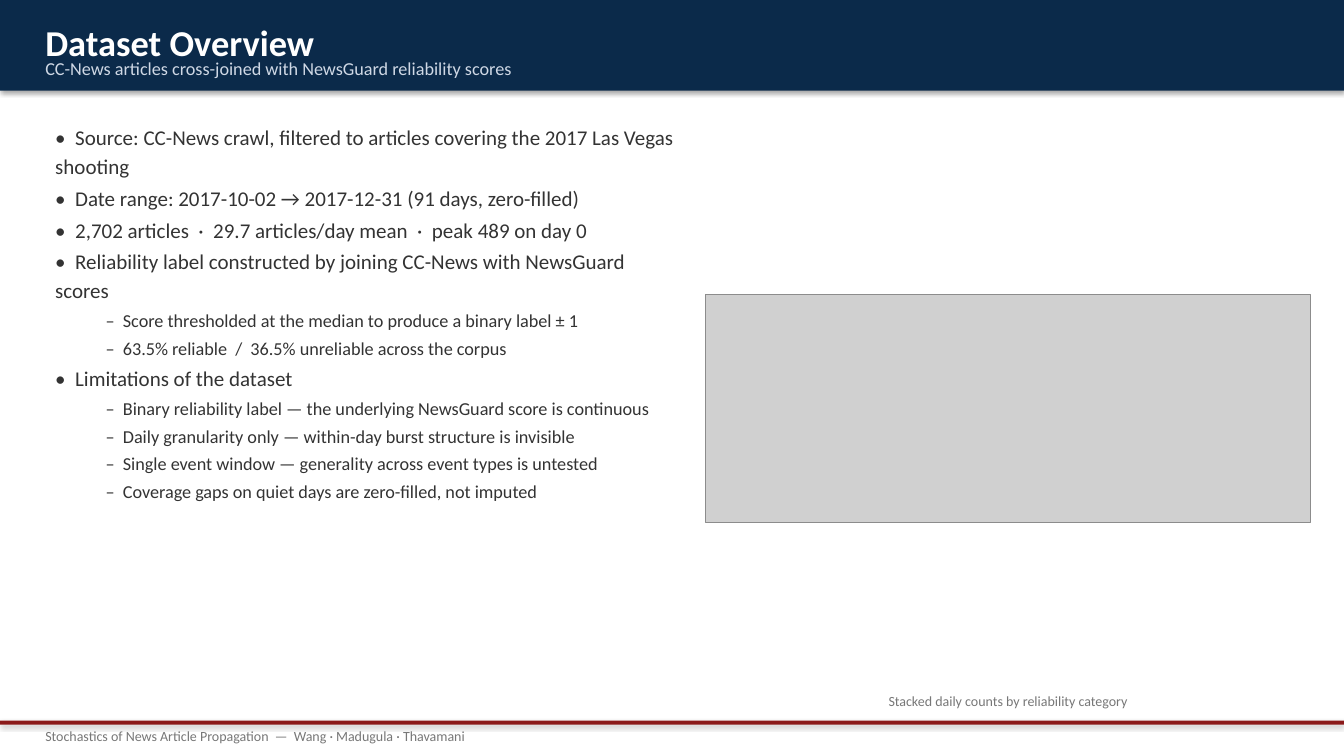
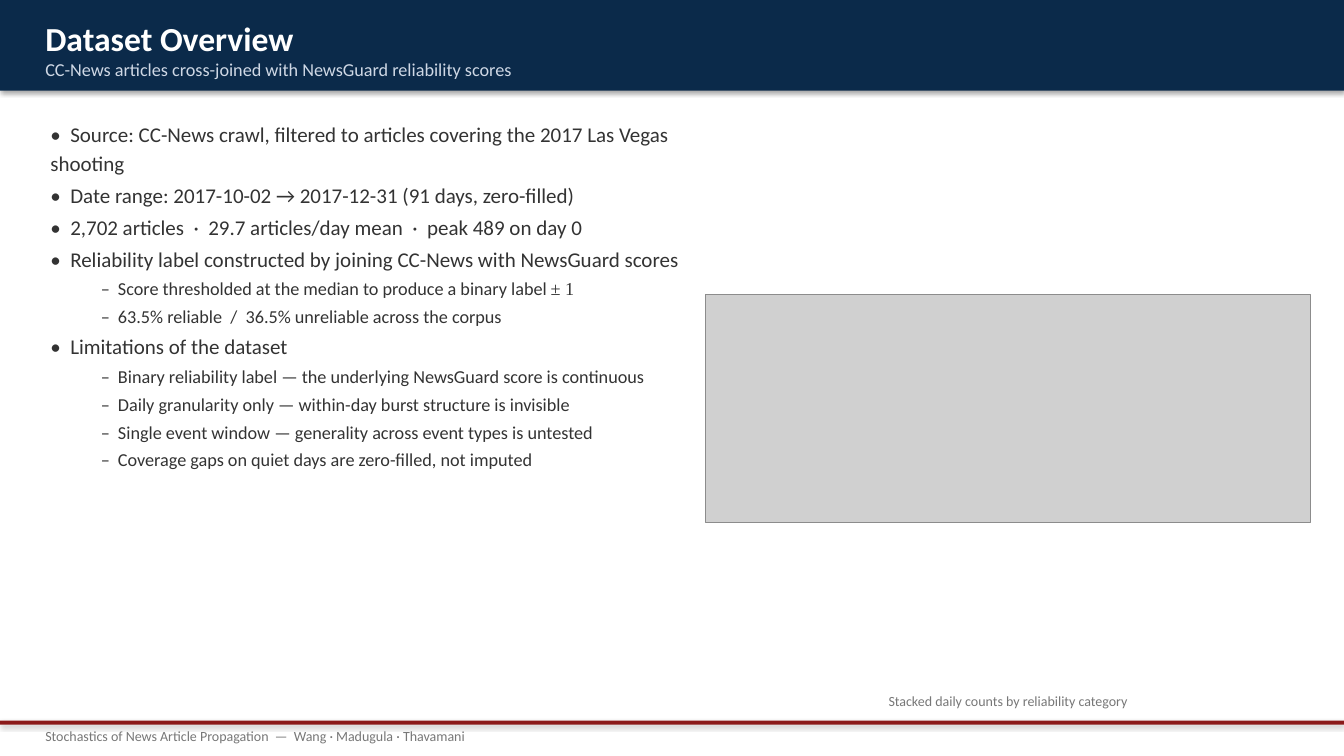
Before and after one commit to whrui720/StochasticNewsSim, a slide deck: slide 2 of StochasticNewsSim_presentation.pptx. Drawn at 1344x756 pixels with LibreOffice and Linux fonts; fonts in the diff are those of the drawing; grey boxes stand for pictures. Boxes give left, top, right and bottom in pixels: in the first picture for what was removed or moved away, otherwise in the second. Text is boxed around its words. In the diff, an @@ line names an element or a change of style, - is before the commit and + after.

Commit message:
attempt at fixing formatting; more theory added to slides and script

```diff
--- a/StochasticNewsSim_presentation.pptx
+++ b/StochasticNewsSim_presentation.pptx
@@ text "Dataset Overview" at bbox=[45, 27, 293, 52]: size 26 to 24 pt @@
@@ text at bbox=[118, 282, 574, 298]: font Calibri to Times New Roman in "± 1" @@
```
Also in this commit, not shown: 7 other slides changed, 2 slides added, 1 slide removed, 2 other files.
